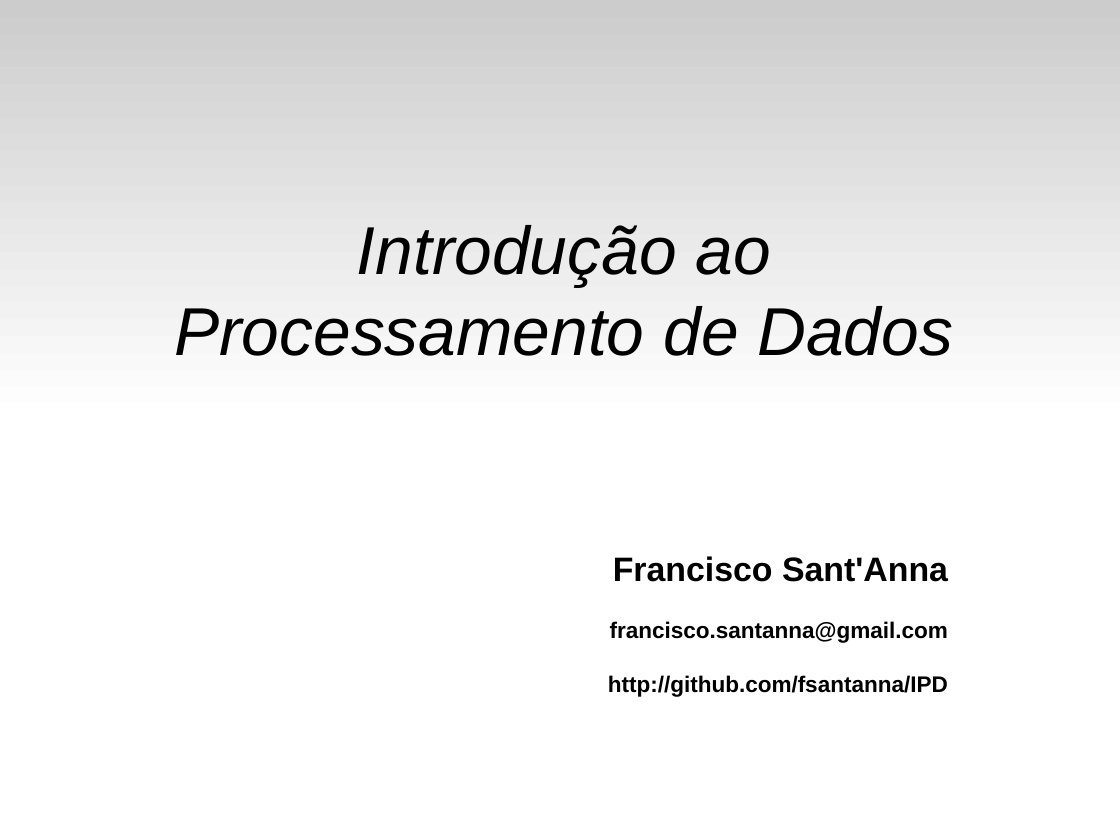
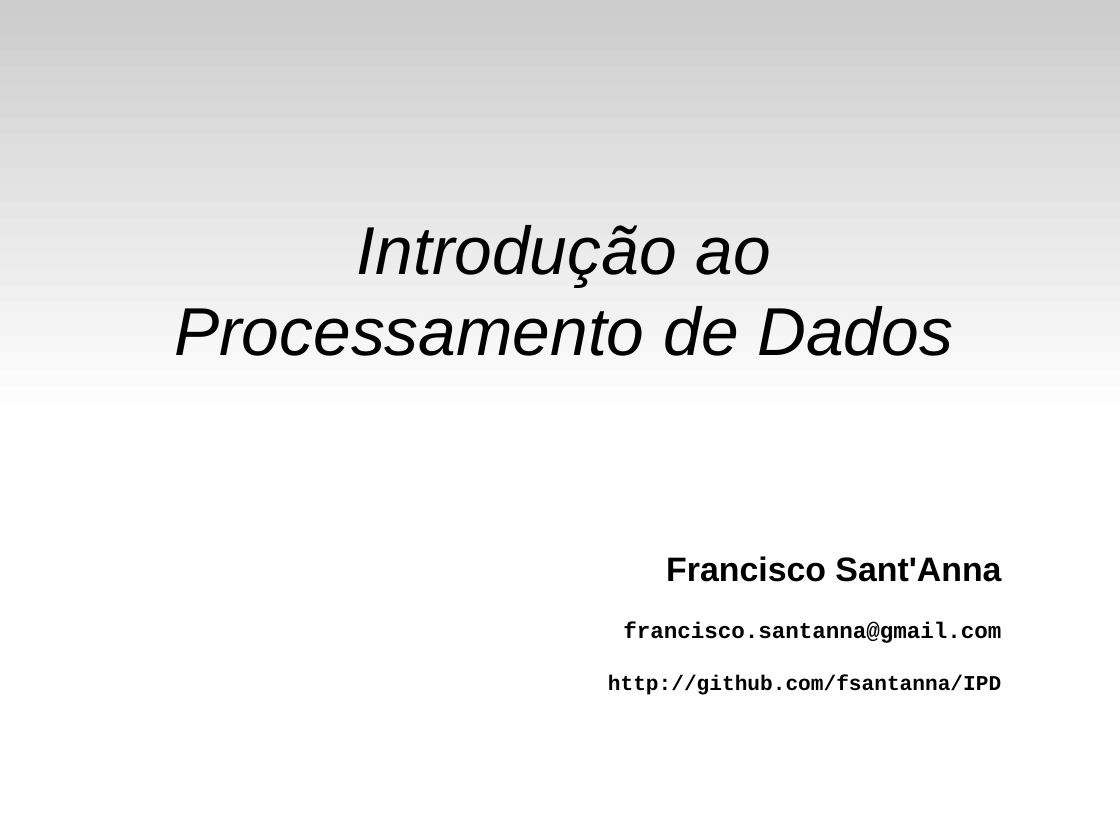
Before and after one commit to fsantanna-uerj/IPD, a slide deck: slide 1 of ipd.odp. Drawn at 1120x840 pixels with LibreOffice and Linux fonts; fonts in the diff are those of the drawing. Boxes give left, top, right and bottom in pixels: in the first picture for what was removed or moved away, otherwise in the second. Text is boxed around its words. In the diff, an @@ line names an element or a change of style, - is before the commit and + after.

```diff
--- a/ipd.odp
+++ b/ipd.odp
@@ text at box(608, 621, 1001, 695): font Arial to Courier New in "francisco.santanna@gmail.com", "http://github.com/fsantanna/IPD"; size 16 to 15 pt in "http://github.com/fsantanna/IPD" @@
```
Also in this commit, not shown: 3 other slides changed, 2 other files.
